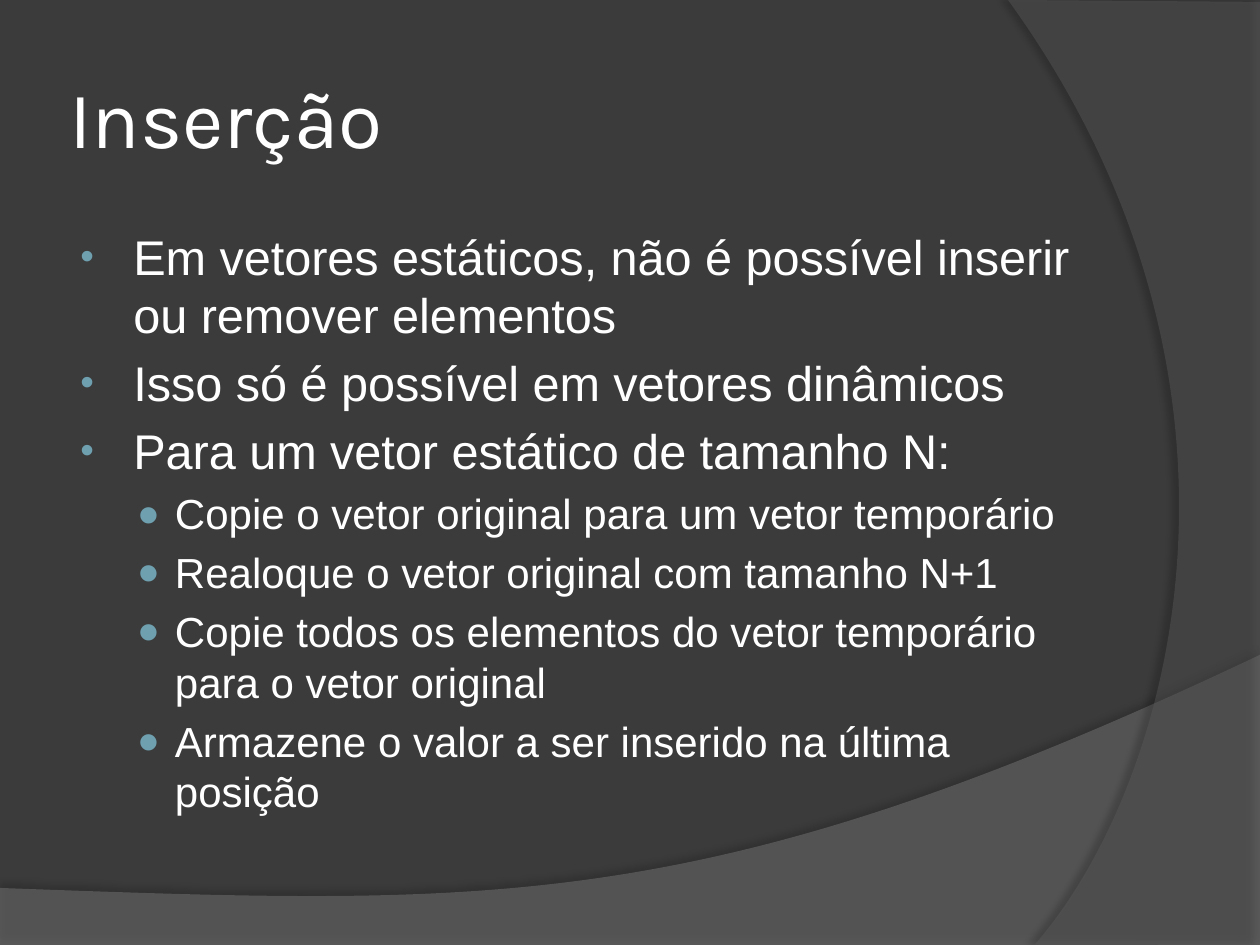
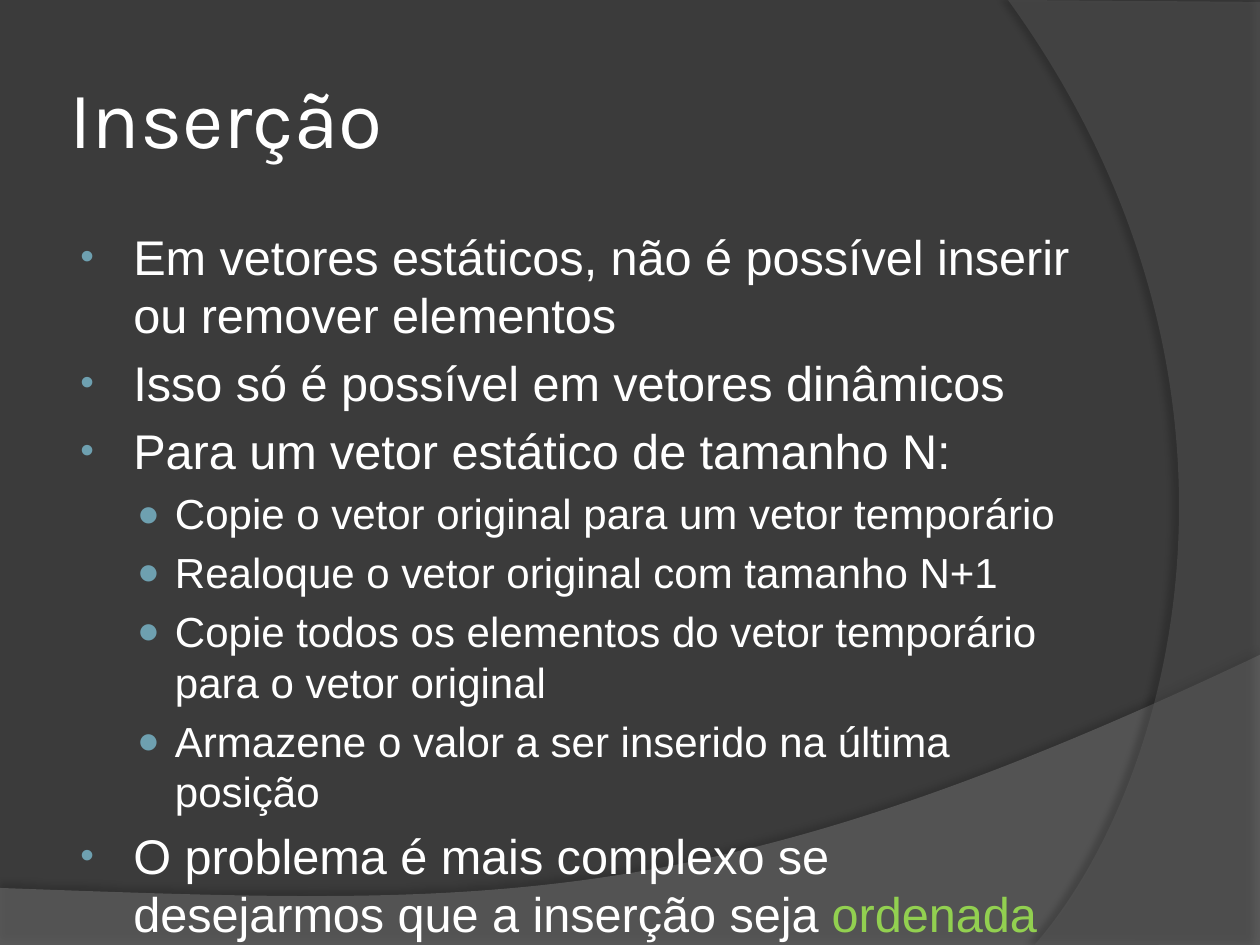
Before and after one commit to wind39/wind39.github.io, a slide deck: slide 13 of curso/modulo1capitulo5.pptx. Drawn at 1260x945 pixels with LibreOffice and Linux fonts; fonts in the diff are those of the drawing. Boxes give left, top, right and bottom in pixels: in the first picture for what was removed or moved away, otherwise in the second. Text is boxed around its words. In the diff, an @@ line names an element or a change of style, - is before the commit and + after.

```diff
--- a/curso/modulo1capitulo5.pptx
+++ b/curso/modulo1capitulo5.pptx
@@ text at <box>133,838,1037,942</box>: paragraph added @@
+• O problema é mais complexo se desejarmos que a inserção seja ordenada
```
Also in this commit, not shown: 1 other slide changed, 1 other file.
